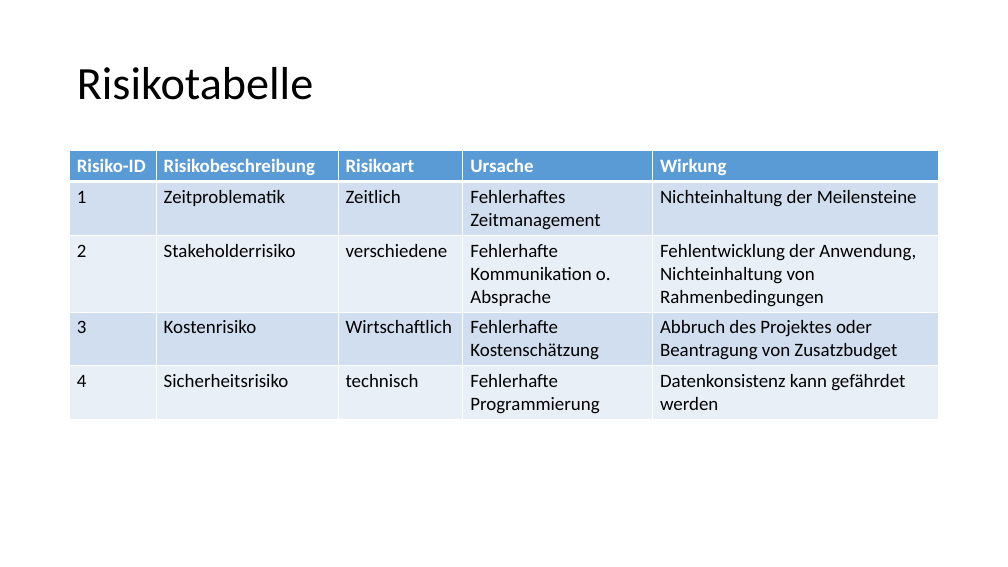
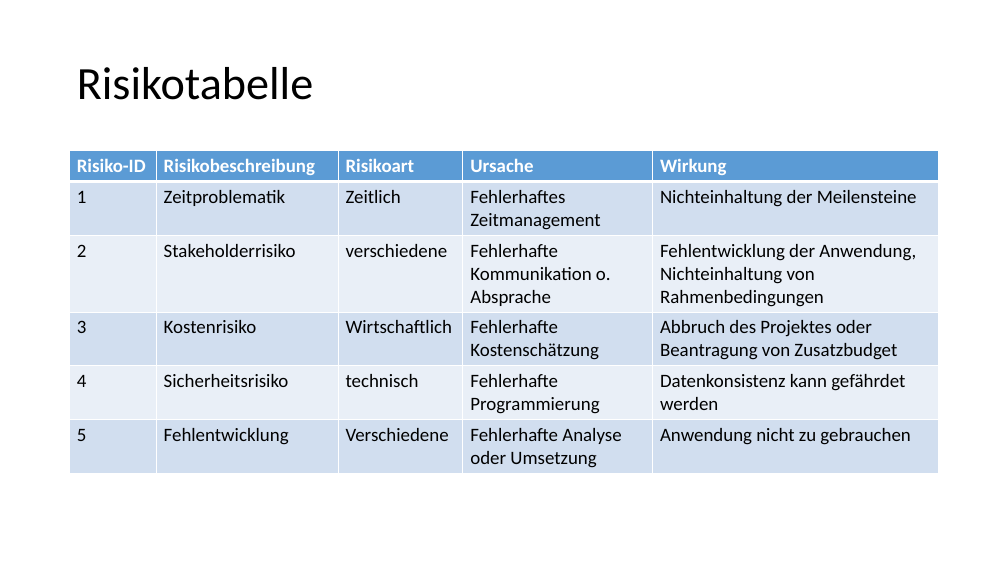
Before and after one commit to Masterarth/PM, a slide deck: slide 2 of documents/projectmanagement/Definition/Risikovermeidung.pptx. Drawn at 1008x567 pixels with LibreOffice and Linux fonts; fonts in the diff are those of the drawing. Boxes give left, top, right and bottom in pixels: in the first picture for what was removed or moved away, otherwise in the second. Text is boxed around its words. In the diff, an @@ line names an element or a change of style, - is before the commit and + after.

```diff
--- a/documents/projectmanagement/Definition/Risikovermeidung.pptx
+++ b/documents/projectmanagement/Definition/Risikovermeidung.pptx
@@ table at (x1=70, y1=151, x2=939, y2=472) @@
+row 6: 5 | Fehlentwicklung | Verschiedene | Fehlerhafte Analyse oder Umsetzung | Anwendung nicht zu gebrauchen
```
Also in this commit, not shown: 1 other file.
